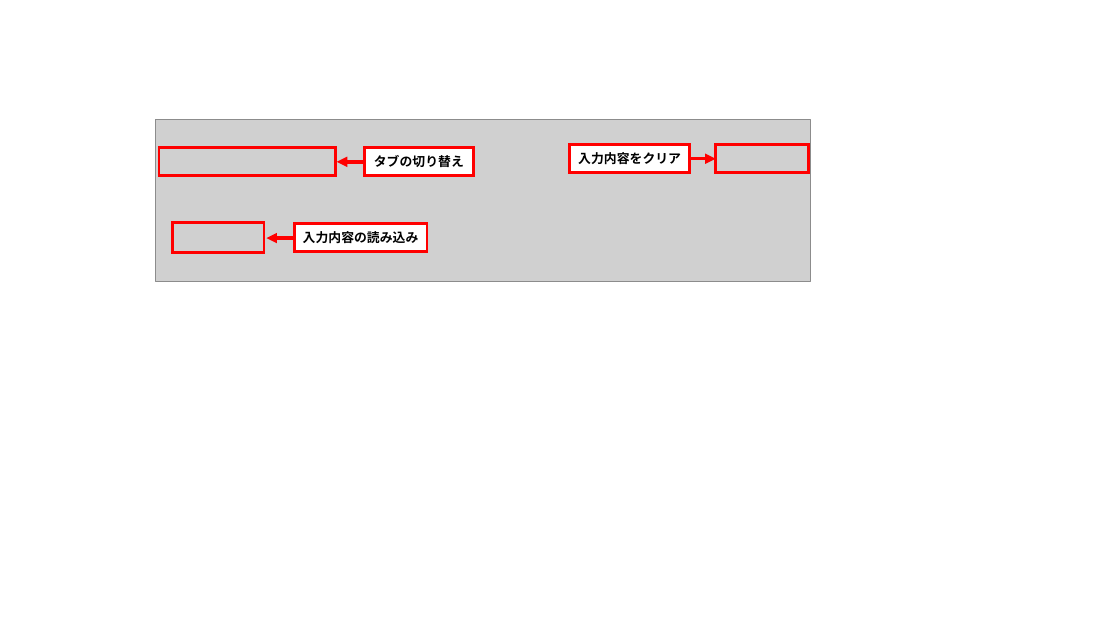
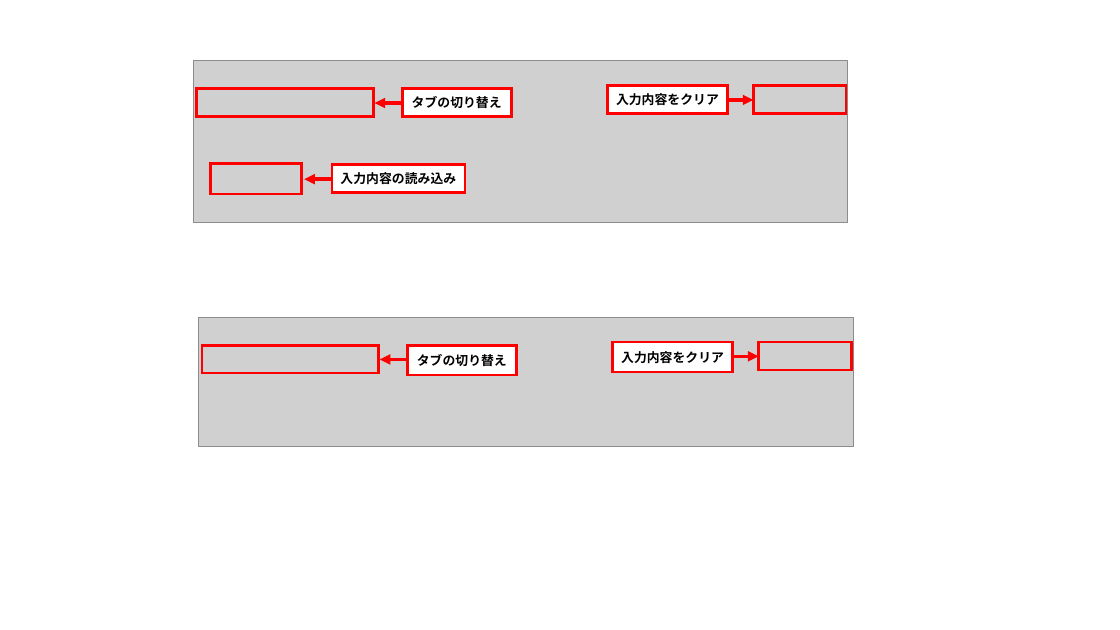
Before and after one commit to ramune428/lhtrpg_webapp_challenge, a slide deck: slide 22 of スクリーンショット_使い方_エネミー.pptx (slide 20 before the commit). Drawn at 1120x630 pixels with LibreOffice and Linux fonts; fonts in the diff are those of the drawing; grey boxes stand for pictures. Boxes give left, top, right and bottom in pixels: in the first picture for what was removed or moved away, otherwise in the second. Text is boxed around its words. In the diff, an @@ line names an element or a change of style, - is before the commit and + after.

```diff
--- a/スクリーンショット_使い方_エネミー.pptx
+++ b/スクリーンショット_使い方_エネミー.pptx
@@ 2 rectangles, 1 arrow: place and size @@
-2 rectangles, 1 arrow at bbox=[365, 145, 716, 176]
+2 rectangles, 1 arrow at bbox=[402, 86, 754, 117]
@@ 4 rectangles, 2 arrows, 1 picture: place and size @@
-4 rectangles, 2 arrows, 1 picture at bbox=[156, 120, 811, 281]
+4 rectangles, 2 arrows, 1 picture at bbox=[194, 61, 849, 223]
@@ group added at bbox=[194, 315, 859, 451]: 5 rectangles, 2 arrows, 1 picture @@
+タブの切り替え
+入力内容をクリア
```
Also in this commit, not shown: 7 other slides changed, 5 slides added, 28 other files.
